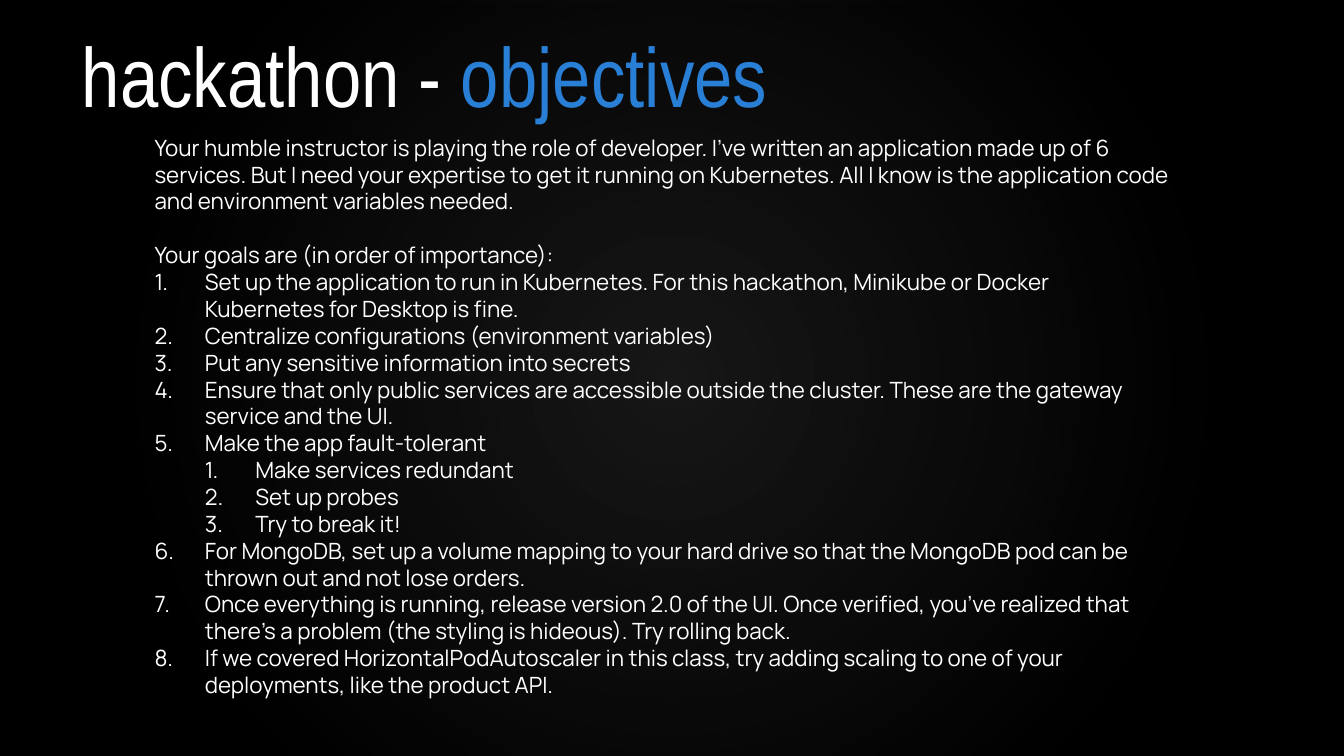
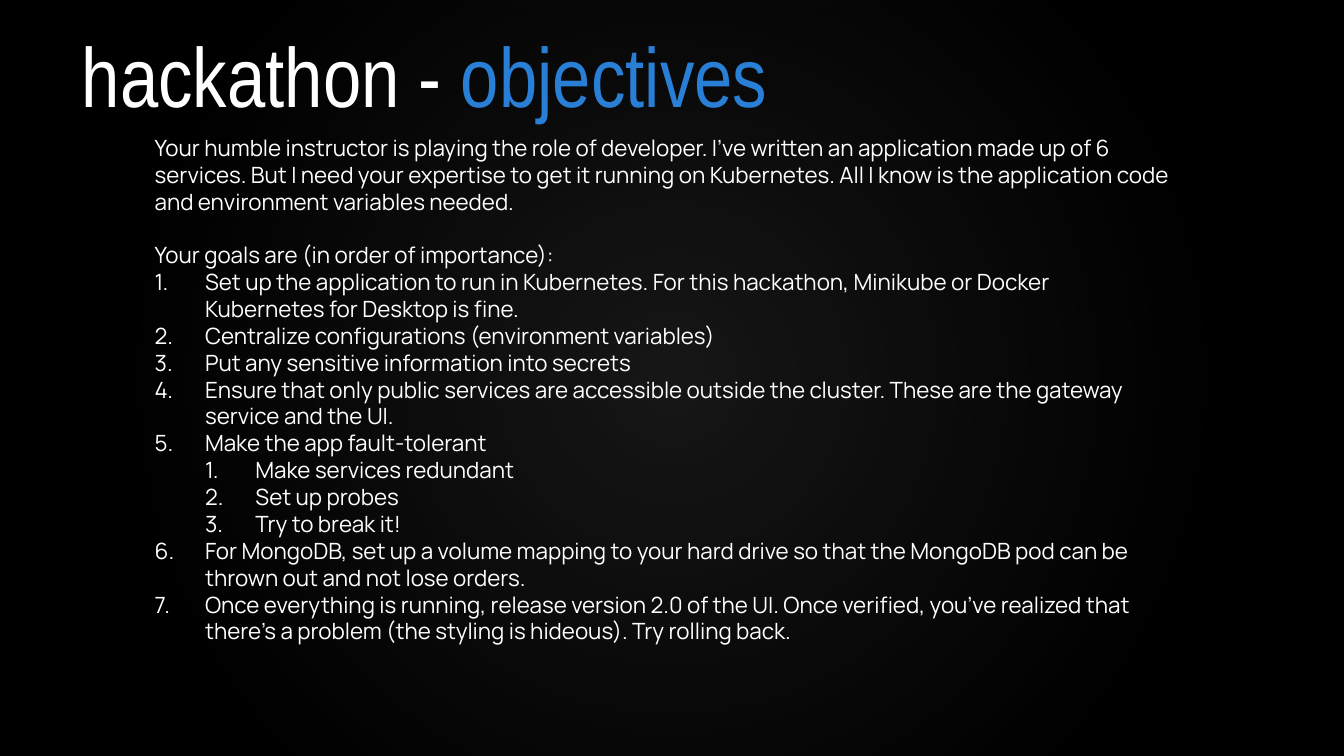
Before and after one commit to lawteo/k8s-rvstore, a slide deck: slide 5 of rvstore_hackathon/K8s-RV Store Hackathon.pptx (slide 6 before the commit). Drawn at 1344x756 pixels with LibreOffice and Linux fonts; fonts in the diff are those of the drawing; background and template pictures are left out. Boxes give left, top, right and bottom in pixels: in the first picture for what was removed or moved away, otherwise in the second. Text is boxed around its words. In the diff, an @@ line names an element or a change of style, - is before the commit and + after.

Commit message:
Updating hackathon files

```diff
--- a/rvstore_hackathon/K8s-RV Store Hackathon.pptx
+++ b/rvstore_hackathon/K8s-RV Store Hackathon.pptx
@@ text at (x1=205, y1=649, x2=1063, y2=699): paragraph removed @@
-8. If we covered HorizontalPodAutoscaler in this class, try adding scaling to one of your deployments, like the product API.
```
Also in this commit, not shown: 2 other slides changed, 1 slide added, 2 slides removed, 1 other file.
